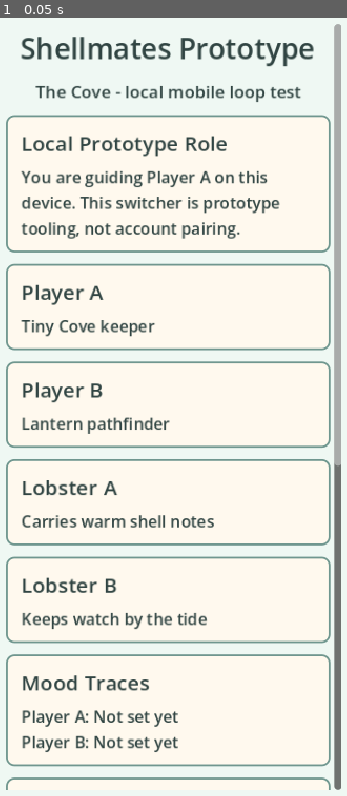
Above: before the commit, frame 1.
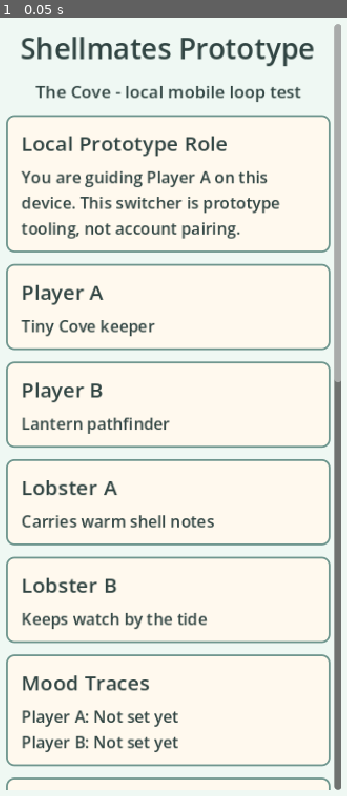
Above: after the commit, the same moment.

Repository: kealanjones/shellmates
Game: Godot game, scene res://scenes/app/Main.tscn
The game is run twice, just before and just after one commit, with the same random seed, the same clock (stepped at 60 frames per second) and the same inputs.
Inputs:
- Up to frame 1 (0.05 s): no input

The runs differ from the first frame. In frame 1, 0.2% of the frame differs, in the area x 96-99%, y 46-58%.

Commit message:
Stabilise prototype parsing and Cove status copy

Diff:
--- a/shellmates-game/godot/scripts/data/content_repository.gd
+++ b/shellmates-game/godot/scripts/data/content_repository.gd
@@ -19,5 +19,5 @@
 		content = {}
 		return content
 
-	content = parsed
+	content = parsed as Dictionary
 	return content
--- a/shellmates-game/godot/scripts/systems/save_service.gd
+++ b/shellmates-game/godot/scripts/systems/save_service.gd
@@ -19,7 +19,7 @@
 		push_error("Local prototype save was not a valid JSON object.")
 		return {}
 
-	return parsed
+	return parsed as Dictionary
 
 
 func save_state(app_state) -> bool:
--- a/shellmates-game/godot/scripts/systems/story_progress_system.gd
+++ b/shellmates-game/godot/scripts/systems/story_progress_system.gd
@@ -27,7 +27,9 @@
 
 
 func evaluate_tidegate(app_state) -> void:
-	var tidegate: Dictionary = app_state.chapter.get("tidegate", {})
+	var tidegate = app_state.chapter.get("tidegate", {})
+	if typeof(tidegate) != TYPE_DICTIONARY:
+		tidegate = {}
 	var required_signals = tidegate.get("required_signals", [])
 	var signals = app_state.story_state.get("completion_signals", [])
 	if typeof(required_signals) != TYPE_ARRAY or typeof(signals) != TYPE_ARRAY:
@@ -46,7 +48,9 @@
 
 
 func get_tidegate_status_text(app_state) -> String:
-	var tidegate: Dictionary = app_state.chapter.get("tidegate", {})
+	var tidegate = app_state.chapter.get("tidegate", {})
+	if typeof(tidegate) != TYPE_DICTIONARY:
+		tidegate = {}
 	if bool(app_state.story_state.get("reward_granted", false)):
 		return str(tidegate.get("ready_text", "Our Tidegate opens."))
 
@@ -67,7 +71,7 @@
 
 
 func _get_path_data(app_state, role: String) -> Dictionary:
-	var paths: Dictionary = app_state.chapter.get("paths", {})
+	var paths = app_state.chapter.get("paths", {})
 	if typeof(paths) != TYPE_DICTIONARY:
 		return {}
 	var path_data = paths.get(role, {})
--- a/shellmates-game/godot/scripts/ui/cove_screen.gd
+++ b/shellmates-game/godot/scripts/ui/cove_screen.gd
@@ -27,6 +27,7 @@
 	UI.add_card(content, "Mood Traces", _mood_summary())
 	UI.add_card(content, "Latest Shell Note", app_state.get_latest_note_summary())
 	UI.add_card(content, str(app_state.chapter.get("title", "Story Chapter")), app_state.get_story_status_summary())
+	_add_story_tidegate_cards(content)
 
 	UI.add_small_gap(content)
 	content.add_child(UI.make_button("Set mood", Callable(app_controller, "show_mood")))
@@ -50,6 +51,14 @@
 	UI.add_card(content, str(lobster_b.get("display_name", "Lobster B")), str(lobster_b.get("subtitle", "Prototype lobster")))
 
 
+func _add_story_tidegate_cards(content: VBoxContainer) -> void:
+	var my_role: String = str(app_state.active_role)
+	var their_role: String = app_state.get_partner_role()
+	UI.add_card(content, "My Path", app_controller.get_story_path_status(my_role))
+	UI.add_card(content, "Their Path", app_controller.get_story_path_status(their_role))
+	UI.add_card(content, "Our Tidegate", app_controller.get_tidegate_status_text())
+
+
 func _mood_summary() -> String:
 	return "Player A: %s\nPlayer B: %s" % [
 		app_state.get_mood_label("A"),
--- a/shellmates-game/godot/scripts/ui/shell_note_screen.gd
+++ b/shellmates-game/godot/scripts/ui/shell_note_screen.gd
@@ -33,4 +33,4 @@
 	var template_id: String = str(template.get("template_id", ""))
 	var text: String = str(template.get("text", "A tiny shell note."))
 	var card: VBoxContainer = UI.add_card(content, "Shell Note Template", "\"%s\"" % text)
-	card.add_child(UI.make_button("Send or update latest note", Callable(app_controller, "send_shell_note").bind(template_id)))
+	card.add_child(UI.make_button("Send Shell note", Callable(app_controller, "send_shell_note").bind(template_id)))
--- a/shellmates-game/godot/scripts/ui/story_screen.gd
+++ b/shellmates-game/godot/scripts/ui/story_screen.gd
@@ -34,7 +34,9 @@
 
 
 func _add_resolution(content: VBoxContainer) -> void:
-	var reward: Dictionary = app_state.chapter.get("reward", {})
+	var reward = app_state.chapter.get("reward", {})
+	if typeof(reward) != TYPE_DICTIONARY:
+		reward = {}
 	var body: String = "%s\nReward: %s" % [
 		str(app_state.chapter.get("resolution_text", "The Cove glows softly again.")),
 		str(reward.get("title", "Placeholder Keepsake"))
Not shown, changed: studio/milestones/MILESTONE_1_ENGINEERING_NOTES.md
